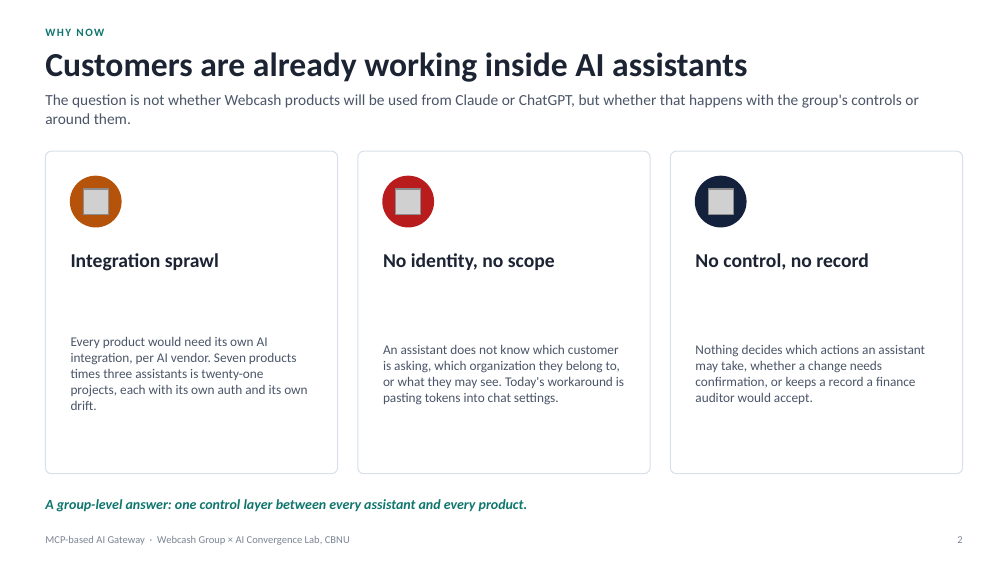
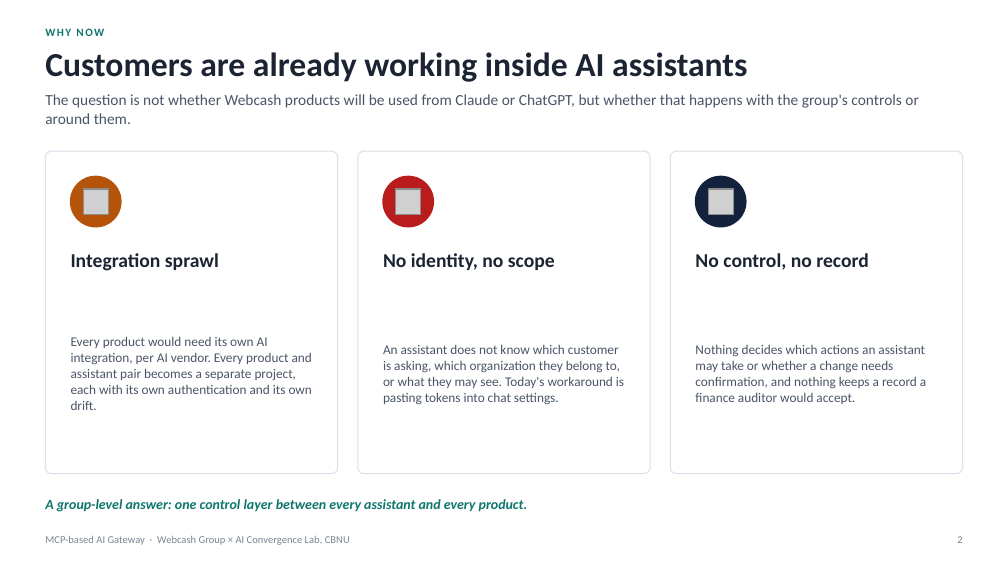
Before and after one commit to Chansokheang/MCP_Server_Portal, a slide deck: slide 2 of docs/webcash-ai-gateway-concept.pptx. Drawn at 1008x567 pixels with LibreOffice and Linux fonts; fonts in the diff are those of the drawing; grey boxes stand for pictures. Boxes give left, top, right and bottom in pixels: in the first picture for what was removed or moved away, otherwise in the second. Text is boxed around its words. In the diff, an @@ line names an element or a change of style, - is before the commit and + after.

```diff
--- a/docs/webcash-ai-gateway-concept.pptx
+++ b/docs/webcash-ai-gateway-concept.pptx
@@ text at (71, 336, 312, 410): text changed @@
-Every product would need its own AI integration, per AI vendor. Seven products times three assistants is twenty-one projects, each with its own auth and its own drift.
+Every product would need its own AI integration, per AI vendor. Every product and assistant pair becomes a separate project, each with its own authentication and its own drift.
@@ text at (695, 344, 926, 404): text changed @@
-Nothing decides which actions an assistant may take, whether a change needs confirmation, or keeps a record a finance auditor would accept.
+Nothing decides which actions an assistant may take or whether a change needs confirmation, and nothing keeps a record a finance auditor would accept.
```
Also in this commit, not shown: 8 other slides changed, 1 other file.
